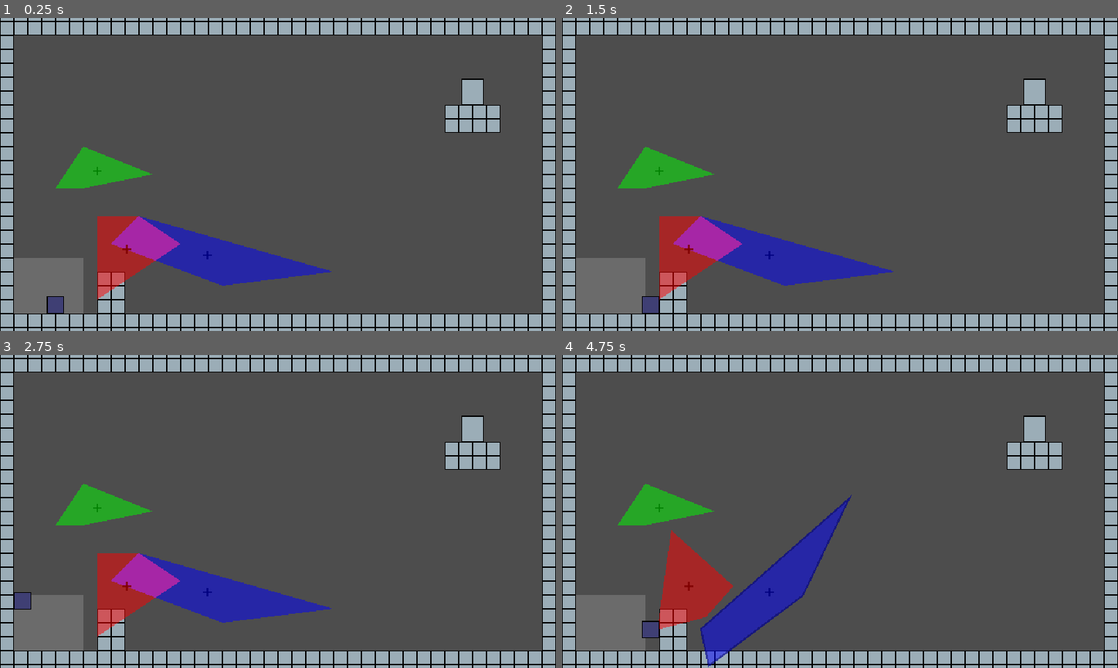
Above: before the commit, frames 1-4 (two rows, left to right).
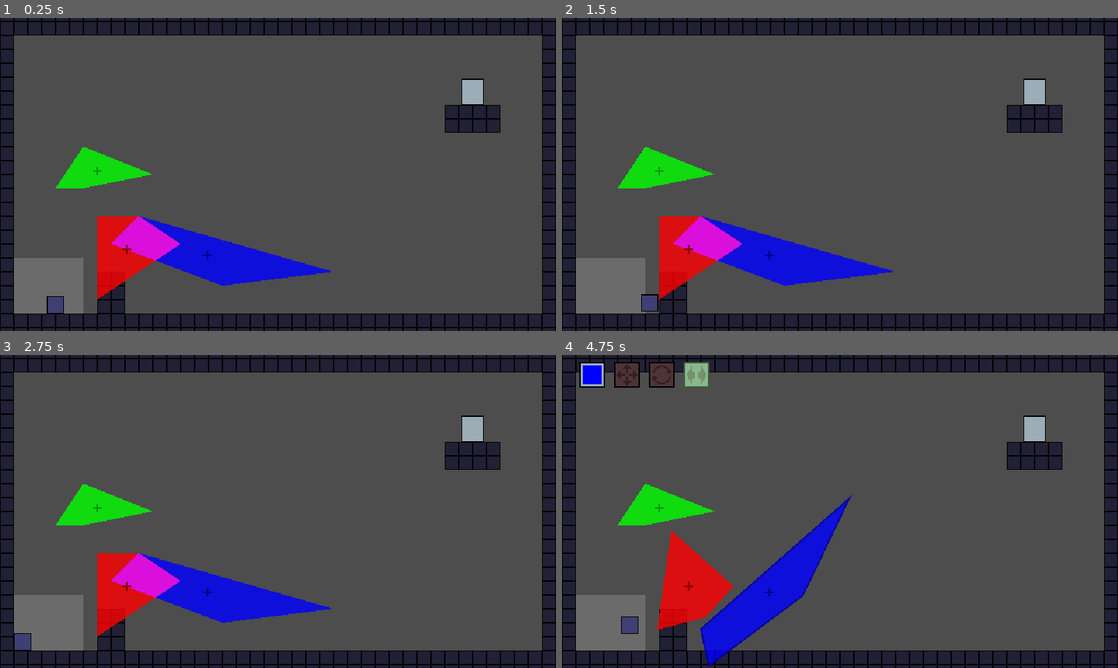
Above: after the commit, the same moments.

Repository: robotmaster/game-off-2026
Game: Godot game, scene res://scenes/rooms/test_room.tscn
Same seed, same stepped clock (60 frames per second), same inputs: the game is played once before the commit and once after it.
Inputs:
- Up to frame 1 (0.25 s): no input
- Up to frame 2 (1.5 s): tap Enter at 0.5 s; hold Right (right) from 0.53 s (still down); tap X (switch_edit) at 0.6 s; tap Up (up) at 0.77, 1.07 s; tap C (switch_property, bound only after the commit) at 0.8, 1.35 s; tap R (reset, bound only after the commit) at 1.25 s
- Up to frame 3 (2.75 s): tap Up (up) at 1.52, 1.55, 1.82 s; tap R (reset, bound only after the commit) at 2 s; release Right (right) at 2.03 s; hold Left (left) from 2.03 s (still down); hold Up (up) from 2.03 s (still down); tap X (switch_edit) at 2.3 s
- Up to frame 4 (4.75 s): release Left (left) at 2.78 s; release Up (up) at 2.78 s; hold Right (right) 2.78-4.28 s; tap X (switch_edit) at 2.85, 4.55 s; tap Up (up) at 3.02, 3.32, 4.52 s; tap C (switch_property, bound only after the commit) at 3.05, 4.35 s; tap R (reset, bound only after the commit) at 3.5 s; hold Up (up) 3.53-4.28 s; tap Z (toggle_play) at 3.6 s; hold Left (left) from 4.28 s (still down)

The runs differ from the first frame. In frame 1, 20% of the frame differs, in the area x 0-100%, y 0-100%; in frame 2, 20%; in frame 3, 20%; in frame 4, 22%.
Error after the commit: Invalid access to property or key 'allowed' on a base object of type 'Nil'. (res://scripts/room.gd:45)

Commit message:
added poly transforms

Diff:
--- a/game-off-2026/project.godot
+++ b/game-off-2026/project.godot
@@ -70,9 +70,15 @@
 "events": [Object(InputEventKey,"resource_local_to_scene":false,"resource_name":"","device":-1,"window_id":0,"alt_press …(192 unchanged characters)…
 ]
 }
+switch_property={
+"deadzone": 0.2,
+"events": [Object(InputEventKey,"resource_local_to_scene":false,"resource_name":"","device":-1,"window_id":0,"alt_pressed":false,"shift_pressed":false,"ctrl_pressed":false,"meta_pressed":false,"pressed":false,"keycode":0,"physical_keycode":67,"key_label":0,"unicode":99,"location":0,"echo":false,"script":null)
+]
+}
 reset={
 "deadzone": 0.2,
-"events": []
+"events": [Object(InputEventKey,"resource_local_to_scene":false,"resource_name":"","device":-1,"window_id":0,"alt_pressed":false,"shift_pressed":false,"ctrl_pressed":false,"meta_pressed":false,"pressed":false,"keycode":0,"physical_keycode":82,"key_label":0,"unicode":114,"location":0,"echo":false,"script":null)
+]
 }
 
 [physics]
--- a/game-off-2026/scenes/room.tscn
+++ b/game-off-2026/scenes/room.tscn
@@ -11,6 +11,8 @@
 [ext_resource type="Script" uid="uid://ck3epd51kkhqq" path="res://scripts/polygon_parent.gd" id="5_qvc4m"]
 [ext_resource type="Script" uid="uid://qsfnwordlsme" path="res://scripts/current_polygon_outline.gd" id="6_7dqbv"]
 [ext_resource type="Script" uid="uid://b4c2tt5ppfj4" path="res://scripts/polygon_centroid_display.gd" id="9_eom3m"]
+[ext_resource type="Texture2D" uid="uid://ibq1rp8ensw7" path="res://sprites/polygon_transforms.png" id="10_tk5fv"]
+[ext_resource type="Script" uid="uid://blstfn2xk4cca" path="res://scripts/polygon_info_ui.gd" id="10_w68ji"]
 
 [sub_resource type="ShaderMaterial" id="ShaderMaterial_ybpoa"]
 
@@ -19,7 +21,7 @@
 
 [sub_resource type="ShaderMaterial" id="ShaderMaterial_277jj"]
 shader = ExtResource("3_jn645")
-shader_parameter/ALPHA = 0.5
+shader_parameter/ALPHA = 0.8
 
 [sub_resource type="CanvasItemMaterial" id="CanvasItemMaterial_jn645"]
 blend_mode = 1
@@ -72,18 +74,21 @@
 material = SubResource("CanvasItemMaterial_jn645")
 script = ExtResource("5_qvc4m")
 Room = NodePath("../../..")
+color = Color(1, 0, 0, 1)
 
 [node name="Blue" type="Node2D" parent="MainPolygons/PolygonCanvas" unique_id=1709256072 node_paths=PackedStringArray("Room")]
 unique_name_in_owner = true
 material = SubResource("CanvasItemMaterial_qvc4m")
 script = ExtResource("5_qvc4m")
 Room = NodePath("../../..")
+color = Color(0, 0, 1, 1)
 
 [node name="Green" type="Node2D" parent="MainPolygons/PolygonCanvas" unique_id=737133991 node_paths=PackedStringArray("Room")]
 unique_name_in_owner = true
 material = SubResource("CanvasItemMaterial_7dqbv")
 script = ExtResource("5_qvc4m")
 Room = NodePath("../../..")
+color = Color(0, 1, 0, 1)
 
 [node name="PolygonDisplays" type="Node2D" parent="MainPolygons" unique_id=798672328]
 
@@ -98,6 +103,48 @@
 script = ExtResource("9_eom3m")
 Room = NodePath("../../..")
 
+[node name="PolygonInfoUI" type="Node2D" parent="." unique_id=875030579 node_paths=PackedStringArray("Room")]
+script = ExtResource("10_w68ji")
+Room = NodePath("..")
+
+[node name="ColorBg" type="Sprite2D" parent="PolygonInfoUI" unique_id=460498318]
+position = Vector2(-285, -157)
+texture = ExtResource("10_tk5fv")
+hframes = 4
+
+[node name="ColorFill" type="ColorRect" parent="PolygonInfoUI" unique_id=848166506]
+offset_left = -296.0
+offset_top = -168.0
+offset_right = -274.0
+offset_bottom = -146.0
+color = Color(1, 0, 0, 1)
+
+[node name="Translate" type="Sprite2D" parent="PolygonInfoUI" unique_id=1717125355]
+position = Vector2(-245, -157)
+texture = ExtResource("10_tk5fv")
+hframes = 4
+frame = 1
+
+[node name="Rotate" type="Sprite2D" parent="PolygonInfoUI" unique_id=449286113]
+position = Vector2(-205, -157)
+texture = ExtResource("10_tk5fv")
+hframes = 4
+frame = 2
+
+[node name="Scale" type="Sprite2D" parent="PolygonInfoUI" unique_id=316647045]
+position = Vector2(-165, -157)
+texture = ExtResource("10_tk5fv")
+hframes = 4
+frame = 3
+
+[node name="WhiteHighlight" type="ColorRect" parent="PolygonInfoUI" unique_id=1859770529]
+offset_left = -300.0
+offset_top = -172.0
+offset_right = -270.0
+offset_bottom = -142.0
+pivot_offset_ratio = Vector2(0.5, 0.5)
+color = Color(0.4745098, 0.75686276, 0.40784314, 0.49019608)
+
 [node name="Camera2D" type="Camera2D" parent="." unique_id=978009330]
 zoom = Vector2(3, 3)
 script = SubResource("GDScript_277jj")
--- a/game-off-2026/scenes/rooms/room1.tscn
+++ b/game-off-2026/scenes/rooms/room1.tscn
@@ -28,8 +28,8 @@
 color = Color(0, 1, 0, 1)
 polygon = PackedVector2Array(144, 0, 144, -74.28571, 80, -74.28571, 80, 0)
 
-[node name="Exit" parent="." index="4" unique_id=1218272071]
+[node name="Exit" parent="." index="5" unique_id=1218272071]
 position = Vector2(272, -80)
 
-[node name="Player" parent="." index="5" unique_id=1936053006]
+[node name="Player" parent="." index="6" unique_id=1936053006]
 position = Vector2(-272, 144)
--- a/game-off-2026/scenes/rooms/test_room.tscn
+++ b/game-off-2026/scenes/rooms/test_room.tscn
@@ -10,24 +10,34 @@
 [node name="Polygon2D" type="Polygon2D" parent="SpecialElements/PolygonMoveArea/Visuals" parent_id_path=PackedInt32Array(1923202154) index="0" unique_id=487625139]
 polygon = PackedVector2Array(-304, 160, -224, 160, -224, 96, -304, 96)
 
-[node name="Polygon2D" type="Polygon2D" parent="MainPolygons/PolygonCanvas/Red" parent_id_path=PackedInt32Array(349891011) index="0" unique_id=1621396020]
+[node name="Red" parent="MainPolygons/PolygonCanvas" parent_id_path=PackedInt32Array(1378756590) index="0" unique_id=349891011]
+rotating_allowed = true
+
+[node name="Polygon2D" type="Polygon2D" parent="MainPolygons/PolygonCanvas/Red" index="0" unique_id=1621396020]
 use_parent_material = true
 color = Color(1, 0, 0, 1)
 polygon = PackedVector2Array(-160, 48, -112, 80, -208, 144, -208, 48)
 
-[node name="Polygon2D" type="Polygon2D" parent="MainPolygons/PolygonCanvas/Blue" parent_id_path=PackedInt32Array(1709256072) index="0" unique_id=1219641244]
+[node name="Blue" parent="MainPolygons/PolygonCanvas" parent_id_path=PackedInt32Array(1378756590) index="1" unique_id=1709256072]
+scaling_allowed = true
+
+[node name="Polygon2D" type="Polygon2D" parent="MainPolygons/PolygonCanvas/Blue" index="0" unique_id=1219641244]
 use_parent_material = true
 color = Color(0, 0, 1, 1)
 polygon = PackedVector2Array(-160, 48, 64, 112, -64, 128, -192, 80)
 
-[node name="Polygon2D" type="Polygon2D" parent="MainPolygons/PolygonCanvas/Green" parent_id_path=PackedInt32Array(737133991) index="0" unique_id=1848403671]
+[node name="Green" parent="MainPolygons/PolygonCanvas" parent_id_path=PackedInt32Array(1378756590) index="2" unique_id=737133991]
+moving_allowed = true
+rotating_allowed = true
+
+[node name="Polygon2D" type="Polygon2D" parent="MainPolygons/PolygonCanvas/Green" index="0" unique_id=1848403671]
 use_parent_material = true
 position = Vector2(-16, -80)
 color = Color(0, 1, 0, 1)
 polygon = PackedVector2Array(-128, 80, -208, 48, -240, 96, -208, 96)
 
-[node name="Exit" parent="." index="4" unique_id=1218272071]
+[node name="Exit" parent="." index="5" unique_id=1218272071]
 position = Vector2(224, -80)
 
-[node name="Player" parent="." index="5" unique_id=1936053006]
+[node name="Player" parent="." index="6" unique_id=1936053006]
 position = Vector2(-256, 128)
--- a/game-off-2026/scripts/polygon_centroid_display.gd
+++ b/game-off-2026/scripts/polygon_centroid_display.gd
@@ -20,5 +20,5 @@
 		var left := centroid_global + Vector2(-CENTER_LINE_LENGTH, 0)
 		var right := centroid_global + Vector2(CENTER_LINE_LENGTH, 0)
 
-		draw_line(up, down, polygon_parent.get_child(0).color * CENTER_LINE_COLOR_MULT, CENTER_LINE_WIDTH)
-		draw_line(left, right, polygon_parent.get_child(0).color * CENTER_LINE_COLOR_MULT, CENTER_LINE_WIDTH)
+		draw_line(up, down, polygon_parent.color * CENTER_LINE_COLOR_MULT, CENTER_LINE_WIDTH)
+		draw_line(left, right, polygon_parent.color * CENTER_LINE_COLOR_MULT, CENTER_LINE_WIDTH)
--- /dev/null
+++ b/game-off-2026/scripts/polygon_info_ui.gd
@@ -0,0 +1,40 @@
+extends Node2D
+
+@export var Room : RoomRoot
+
+var OFF_MODULATE = Color(0.5, 0.3, 0.3)
+
+func _process(delta: float) -> void:
+	if not Room.is_editing:
+		visible = false
+		return
+	visible = true
+
+	var current_polygon_selected := Room.get_current_polygon_editing()
+
+	$ColorFill.color = current_polygon_selected.color
+	$WhiteHighlight.visible = false
+
+	if current_polygon_selected.moving_allowed:
+		$Translate.modulate = Color(1, 1, 1)
+		if Room.polygon_transform_editing == Room.PolygonTransforms.Translate:
+			$WhiteHighlight.global_position = $Translate.global_position - $WhiteHighlight.size / 2
+			$WhiteHighlight.visible = true
+	else:
+		$Translate.modulate = OFF_MODULATE
+
+	if current_polygon_selected.rotating_allowed:
+		$Rotate.modulate = Color(1, 1, 1)
+		if Room.polygon_transform_editing == Room.PolygonTransforms.Rotate:
+			$WhiteHighlight.global_position = $Rotate.global_position - $WhiteHighlight.size / 2
+			$WhiteHighlight.visible = true
+	else:
+		$Rotate.modulate = OFF_MODULATE
+
+	if current_polygon_selected.scaling_allowed:
+		$Scale.modulate = Color(1, 1, 1)
+		if Room.polygon_transform_editing == Room.PolygonTransforms.Scale:
+			$WhiteHighlight.global_position = $Scale.global_position - $WhiteHighlight.size / 2
+			$WhiteHighlight.visible = true
+	else:
+		$Scale.modulate = OFF_MODULATE
--- a/game-off-2026/scripts/polygon_parent.gd
+++ b/game-off-2026/scripts/polygon_parent.gd
@@ -6,8 +6,21 @@
 @export var rotating_allowed := false
 @export var scaling_allowed := false
 
+@export_group("Dont Touch")
+@export var color : Color
+
 const POLYGON_MOVE_SPEED = 100
 const POLYGON_ROTATION_SPEED = 0.1
+
+var allowed = []
+
+func _ready() -> void:
+	if moving_allowed:
+		allowed.append(Room.PolygonTransforms.Translate)
+	if rotating_allowed:
+		allowed.append(Room.PolygonTransforms.Rotate)
+	if scaling_allowed:
+		allowed.append(Room.PolygonTransforms.Scale)
 
 func _physics_process(delta: float) -> void:
 	_center_polygon_on_centroid()
--- a/game-off-2026/scripts/room.gd
+++ b/game-off-2026/scripts/room.gd
@@ -10,23 +10,55 @@
 
 @export var intersection_static_body : StaticBody2D
 
+enum PolygonTransforms {
+	Translate,
+	Rotate,
+	Scale
+}
+
 var polygon_editing := 1
+var polygon_transform_editing : PolygonTransforms = PolygonTransforms.Translate
+
 var is_editing := false
 
 func _ready() -> void:
 	intersection_static_body.global_transform = Transform2D()
 	intersection_static_body.global_transform = Transform2D()
+	is_editing = true
+	_set_transform_editing_to_first_valid()
+	is_editing = false
 
 
 func _physics_process(_delta: float) -> void:
-	if Input.is_action_just_pressed("switch_edit"):
+	if Input.is_action_just_pressed("switch_edit") and is_editing:
 		polygon_editing += 1
 		if polygon_editing > 3:
 			polygon_editing = 1
+		_set_transform_editing_to_first_valid()
+
+
+	if Input.is_action_just_pressed("switch_property"):
+		var editing := get_current_polygon_editing()
+		var next_state := polygon_transform_editing
+		for i in range(3):
+			next_state = (next_state + 1) % PolygonTransforms.size()
+			if next_state in editing.allowed:
+				polygon_transform_editing = next_state
+				break
+
 	if Input.is_action_just_pressed("reset"):
 		reset_room()
 
 	_calculate_polygon_collisions()
+
+func _set_transform_editing_to_first_valid() -> void:
+	var editing := get_current_polygon_editing()
+	polygon_transform_editing = PolygonTransforms.Translate
+	for poly_transform in PolygonTransforms.values():
+
+		if poly_transform in editing.allowed:
+			polygon_transform_editing = poly_transform
+			return
 
 func _calculate_polygon_collisions() -> void:
 
@@ -65,7 +97,6 @@
 	return overlap
 
 
-
 func get_children_polygons(parent: Node2D) -> Array[Polygon2D]:
 	var children := []
 
@@ -75,7 +106,7 @@
 	return children
 
 
-func get_current_polygon_editing() -> Node2D:
+func get_current_polygon_editing() -> PolygonParent:
 	if not is_editing:
 		return null
 	match polygon_editing:
Not shown, added: game-off-2026/scripts/polygon_info_ui.gd.uid
Binary file added: game-off-2026/sprites/polygon_transforms.aseprite
Binary file added: game-off-2026/sprites/polygon_transforms.png
Not shown, added: game-off-2026/sprites/polygon_transforms.png.import
Binary file changed: game-off-2026/sprites/tileset.aseprite
Binary file changed: game-off-2026/sprites/tileset.png
